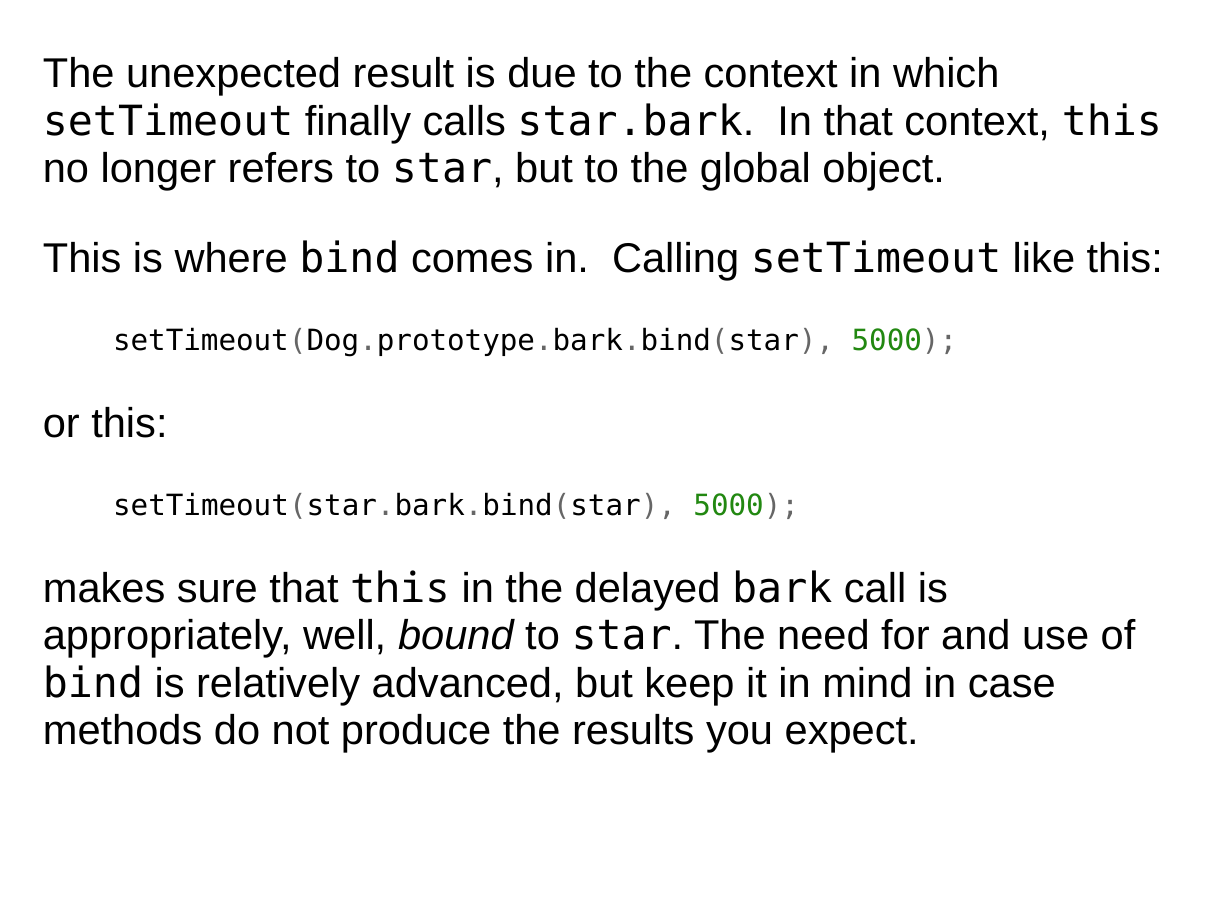
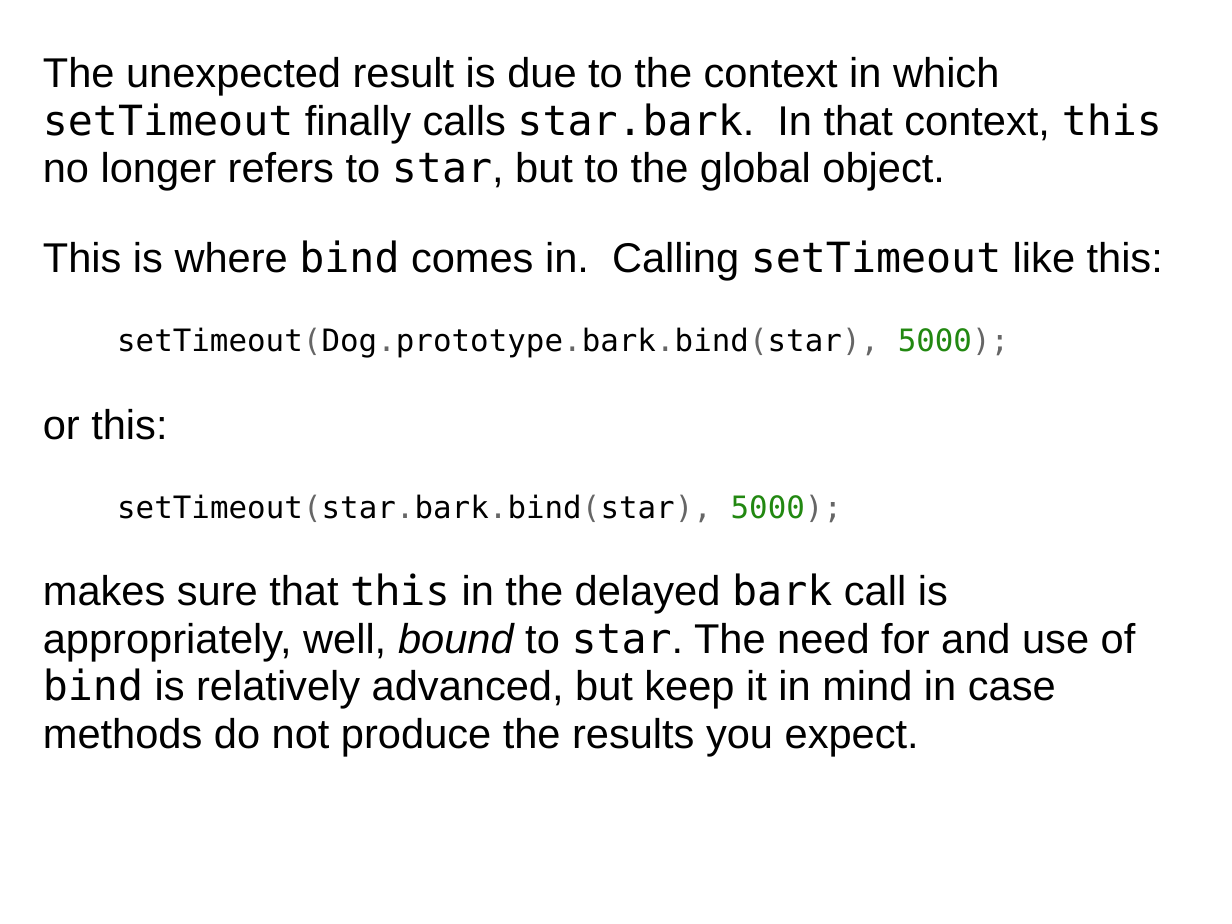
Before and after one commit to dondi/javascript-book, a slide deck: slide 52 of presentations/Chapter_7_Presentation.ppt. Drawn at 1232x924 pixels with LibreOffice and Linux fonts; fonts in the diff are those of the drawing; background and template pictures are left out. Boxes give left, top, right and bottom in pixels: in the first picture for what was removed or moved away, otherwise in the second. Text is boxed around its words. In the diff, an @@ line names an element or a change of style, - is before the commit and + after.

```diff
--- a/presentations/Chapter_7_Presentation.ppt
+++ b/presentations/Chapter_7_Presentation.ppt
@@ text at box(117, 327, 1009, 523): size 19 to 20 pt in "setTimeout(Dog.prototype.bark.bind(star), 5000);", "setTimeout(star.bark.bind(star), 5000);" @@
```
Also in this commit, not shown: 15 other slides changed, 2 other files.
